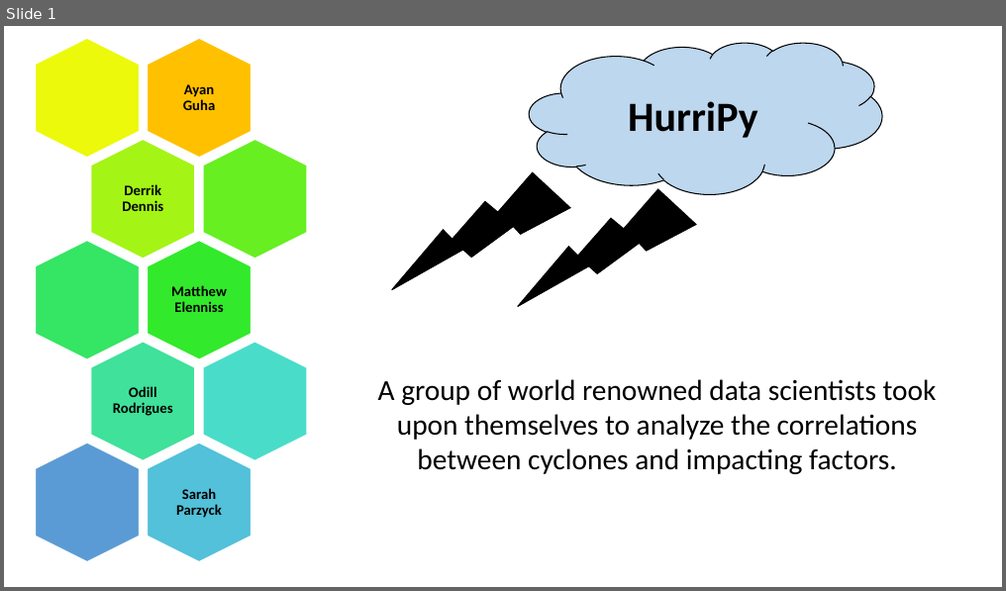
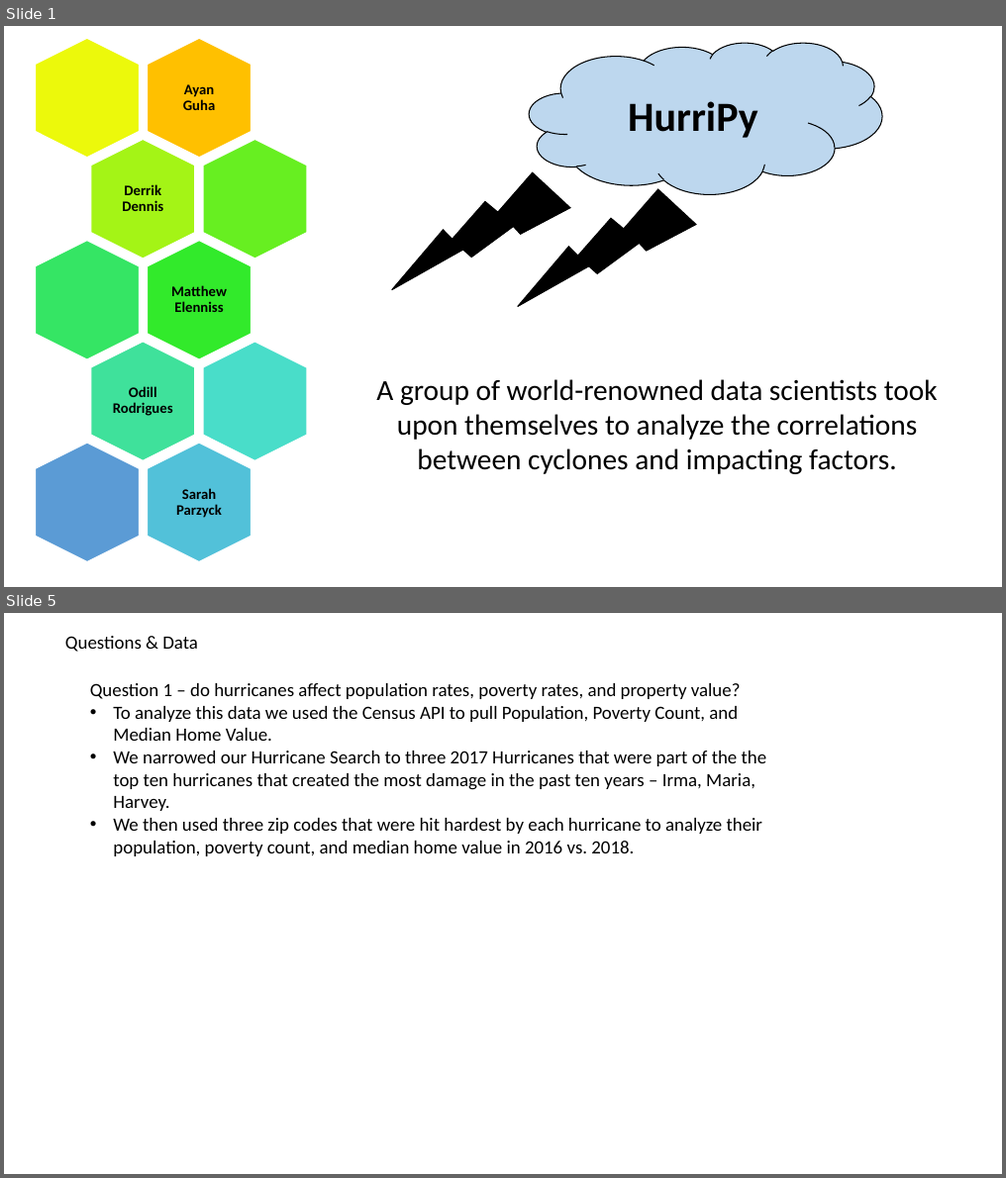
Before and after one commit to TheGreekGoddess/Project_1, a slide deck: HurriPy.pptx. Shown one above the other, each under a label of ours: slide 1 before the commit, slides 1 and 5 after it; the slides between them are not shown. The pictures are 1006x591 and 1006x1178 pixels, drawn with LibreOffice and Linux fonts; fonts in the diff are those of the drawing. Boxes give left, top, right and bottom in pixels: in the first picture for what was removed or moved away, otherwise in the second. Text is boxed around its words. In the diff, an @@ line names an element or a change of style, - is before the commit and + after.

```diff
--- a/HurriPy.pptx
+++ b/HurriPy.pptx
@@ slide 5 added at [4,613,1002,1174], background #FFFFFF @@
@@ text added at [65,636,198,652], 18 pt, text #000000 @@
+Questions & Data
@@ text added at [90,683,767,857], 18 pt, text #000000 @@
+Question 1 – do hurricanes affect population rates, poverty rates, and property value?
+• To analyze this data we used the Census API to pull Population, Poverty Count, and Median Home Value.
+• We narrowed our Hurricane Search to three 2017 Hurricanes that were part of the the top ten hurricanes that created the most damage in the past ten years – Irma, Maria, Harvey.
+• We then used three zip codes that were hit hardest by each hurricane to analyze their population, poverty count, and median home value in 2016 vs. 2018.
@@ slide 1 changed as well @@
@@ text at [376,379,938,474]: text changed @@
-A group of world renowned data scientists took upon themselves to analyze the correlations between cyclones and impacting factors.
+A group of world-renowned data scientists took upon themselves to analyze the correlations between cyclones and impacting factors.
```
Also in this commit, not shown: 2 other slides changed, 6 other slides added.
